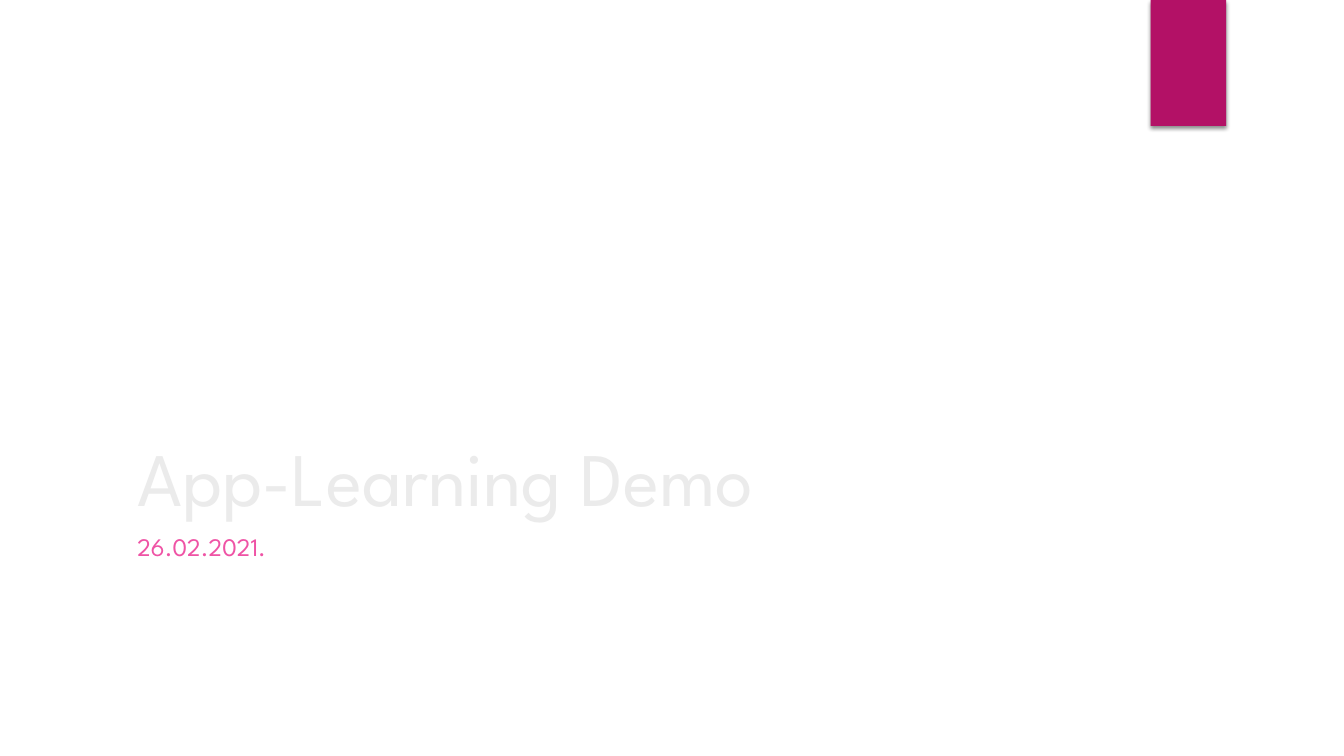
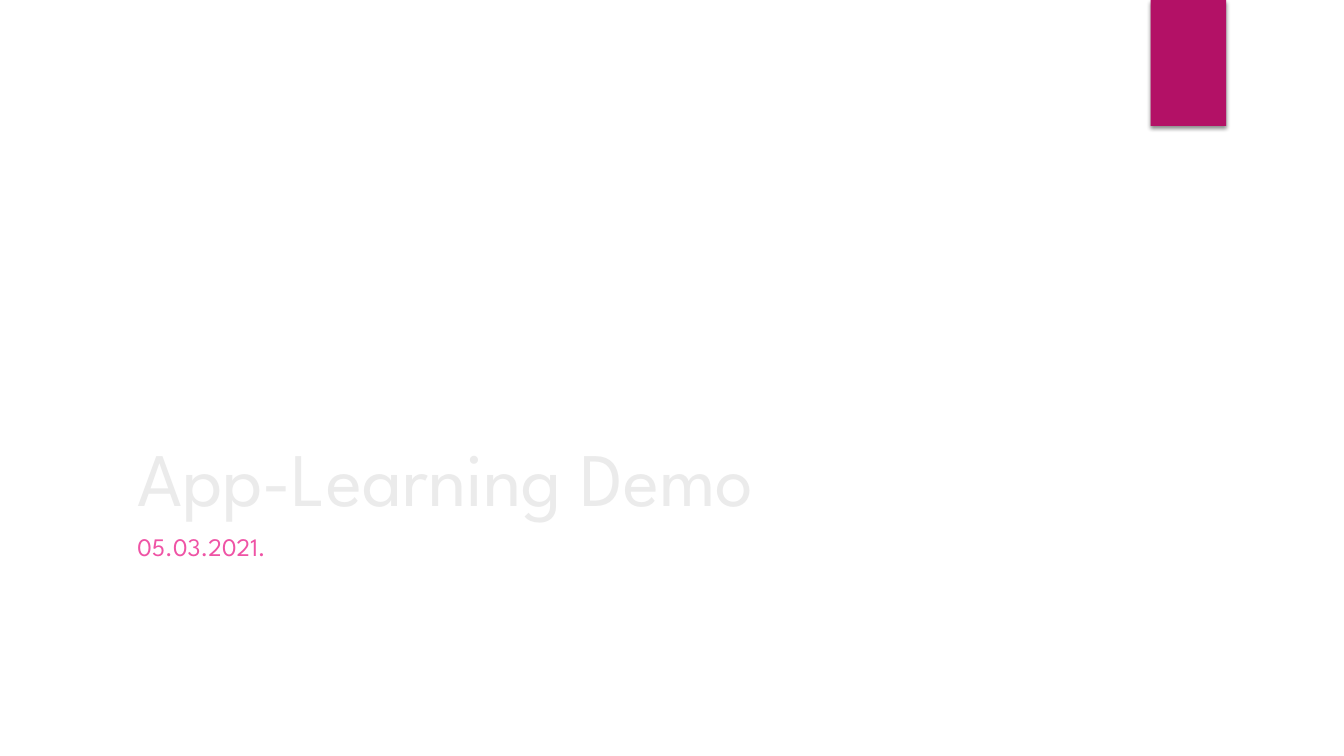
Before and after one commit to zivkovicmarko95/app-learning, a slide deck: slide 1 of Add-Demo.pptx. Drawn at 1344x756 pixels with LibreOffice and Linux fonts; fonts in the diff are those of the drawing; background and template pictures are left out. Boxes give left, top, right and bottom in pixels: in the first picture for what was removed or moved away, otherwise in the second. Text is boxed around its words. In the diff, an @@ line names an element or a change of style, - is before the commit and + after.

Commit message:
Making some changes on the presentation

```diff
--- a/Add-Demo.pptx
+++ b/Add-Demo.pptx
@@ subtitle at [137, 539, 265, 557]: text changed @@
-26.02.2021.
+05.03.2021.
```
